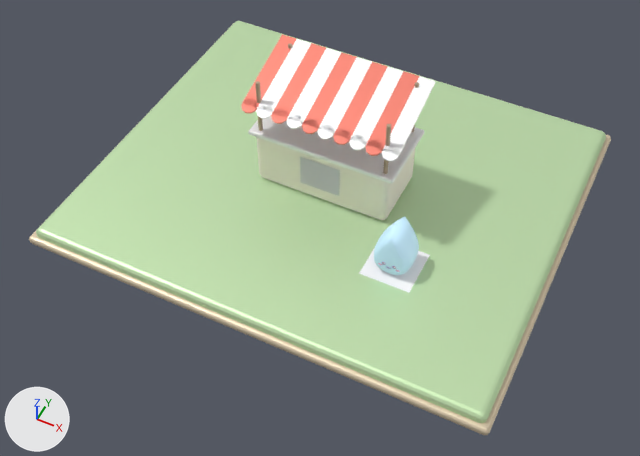
Before and after pictures for a commit that changed the glTF model game/art/models/buildings/fire/building_fire_L01.glb.
One viewpoint serves both versions: a camera (50 mm lens) standing at (15.4, -32.8, 36.1) and looking at (0.8, -3.6, -0.3). Lighting does not change. The marker at lower left points along +X, +Y and +Z. The picture after the commit comes second. Where no turn or scale is listed for an object, it has been applied to the vertices.

Script lines for the objects in view, before the commit:
```python
me_mesh_13 = bpy.data.meshes.new('Mesh_13')
me_mesh_13.from_pydata(...)  # 112 vertices, 220 faces; spans x -13.0..13.0, y -11.0..11.0, z -0.8..0.0
me_mesh_13.materials.append(mat_material_10)  # green #ceecbb
me_mesh_14 = bpy.data.meshes.new('Mesh_14')
me_mesh_14.from_pydata(...)  # 112 vertices, 220 faces; spans x -13.3..13.3, y -11.3..11.3, z -1.0..-0.5
me_mesh_14.materials.append(mat_material_11)  # beige #e6d5b8
me_mesh_2 = bpy.data.meshes.new('Mesh_2')
me_mesh_2.from_pydata(...)  # 152 vertices, 280 faces; spans x -4.3..4.5, y -2.2..2.41, z 3.35..6.94
me_mesh_2.materials.append(mat_material_2)  # white #ffffff
ob_mesh_13 = bpy.data.objects.new('Mesh_13', me_mesh_13)
ob_mesh_13.location = (0.0, 0.0, 0.0)
ob_mesh_14 = bpy.data.objects.new('Mesh_14', me_mesh_14)
ob_mesh_14.location = (0.0, 0.0, 0.0)
ob_mesh_2 = bpy.data.objects.new('Mesh_2', me_mesh_2)
ob_mesh_2.location = (0.0, 0.0, 0.0)
# also in view: 'Mesh_1' at (0.0, 0.0, 1.7); 'Mesh_12' at (5.6, -4.4, 0.0); 'Mesh_10' at (5.6, -4.4, 1.6); 'Mesh_0' at (0.0, -2.0, 1.9); 'Mesh_5' at (-0.4, -2.2, 5.5)
```
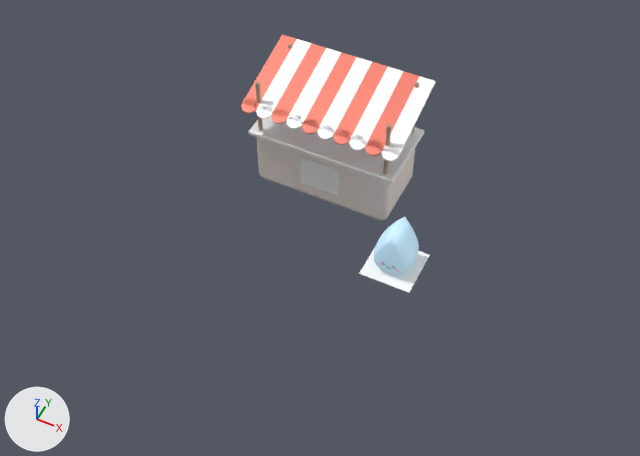
Changed parts and their boxes [x1, y1, x2, y2] in the pictures (640 x 456 px):
```json
{"object": "Mesh_13", "change": "deleted", "before": [36, 21, 606, 423], "on screen": "green"}
{"object": "Mesh_14", "change": "deleted", "before": [29, 26, 611, 435]}
```

The change, as JSON lines over the scene's bpy script:
```json
{"op": "remove", "block": "ob_mesh_13", "code": ["ob_mesh_13 = bpy.data.objects.new('Mesh_13', me_mesh_13)", "ob_mesh_13.location = (0.0, 0.0, 0.0)"]}
{"op": "remove", "block": "ob_mesh_14", "code": ["ob_mesh_14 = bpy.data.objects.new('Mesh_14', me_mesh_14)", "ob_mesh_14.location = (0.0, 0.0, 0.0)"]}
```
